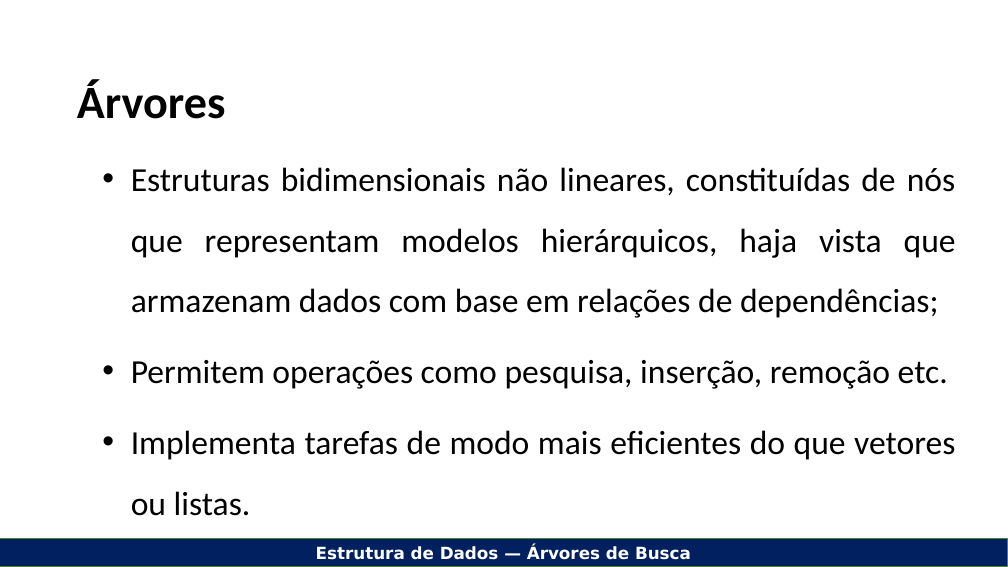
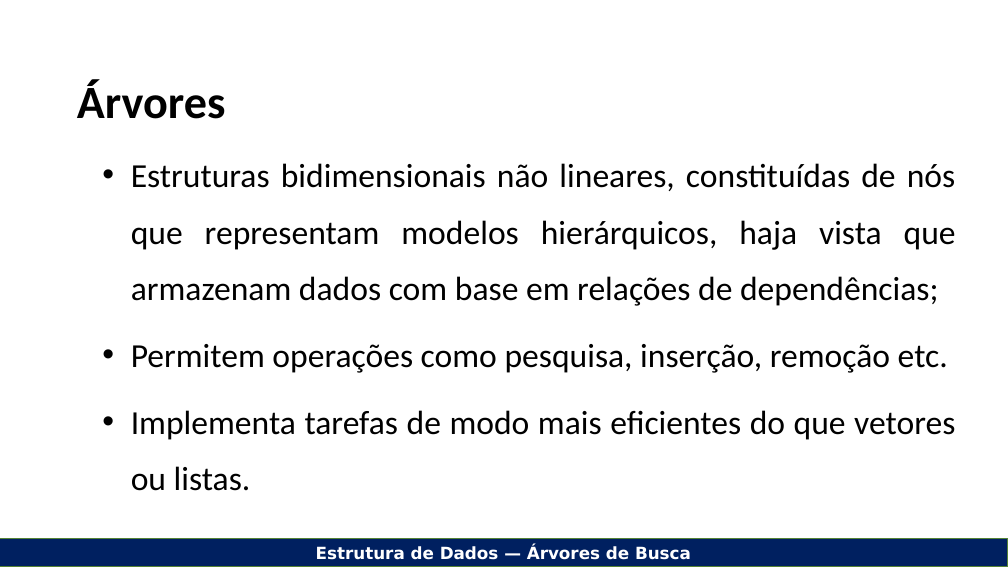
Before and after one commit to prof-jpontes/2026_2_estrutura_de_dados, a slide deck: slide 2 of unidade-06-arvores-de-busca/arvores.pptx. Drawn at 1008x567 pixels with LibreOffice and Linux fonts; fonts in the diff are those of the drawing; background and template pictures are left out. Boxes give left, top, right and bottom in pixels: in the first picture for what was removed or moved away, otherwise in the second. Text is boxed around its words. In the diff, an @@ line names an element or a change of style, - is before the commit and + after.

```diff
--- a/unidade-06-arvores-de-busca/arvores.pptx
+++ b/unidade-06-arvores-de-busca/arvores.pptx
@@ text "Estruturas bidimensionais não lineares, constituídas ..." at [131, 163, 956, 491]: line spacing 1.5 to 1.4 @@
```
Also in this commit, not shown: 3 other slides changed, 3 other files.
